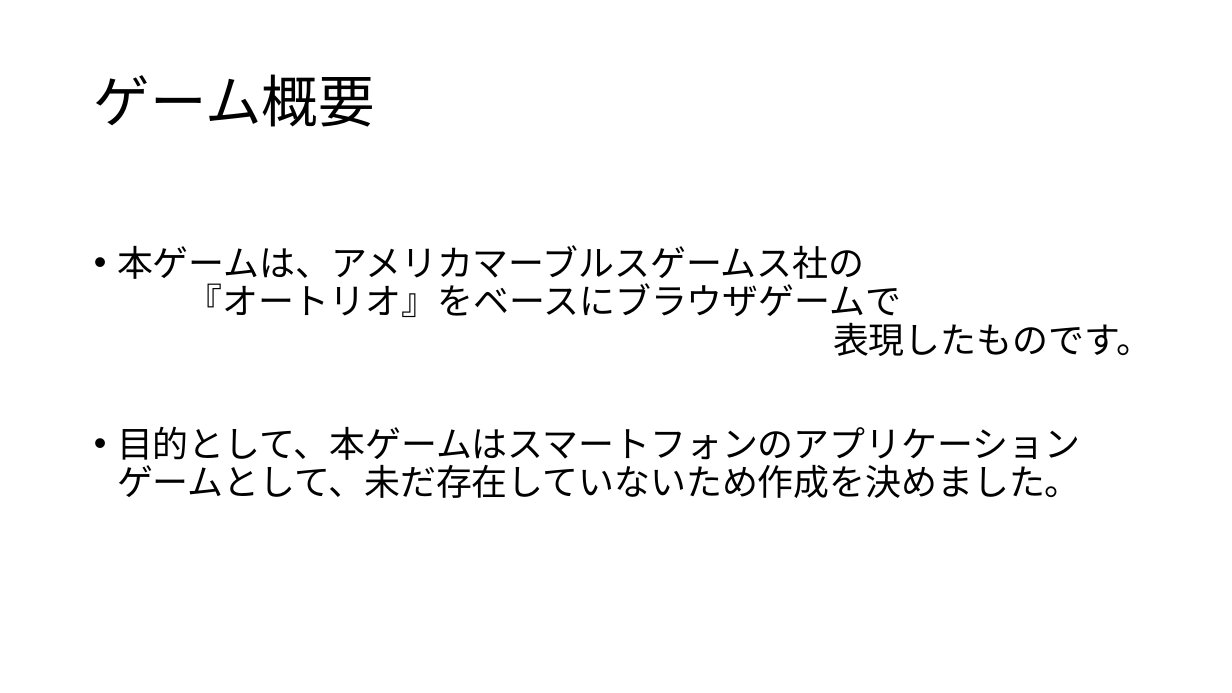
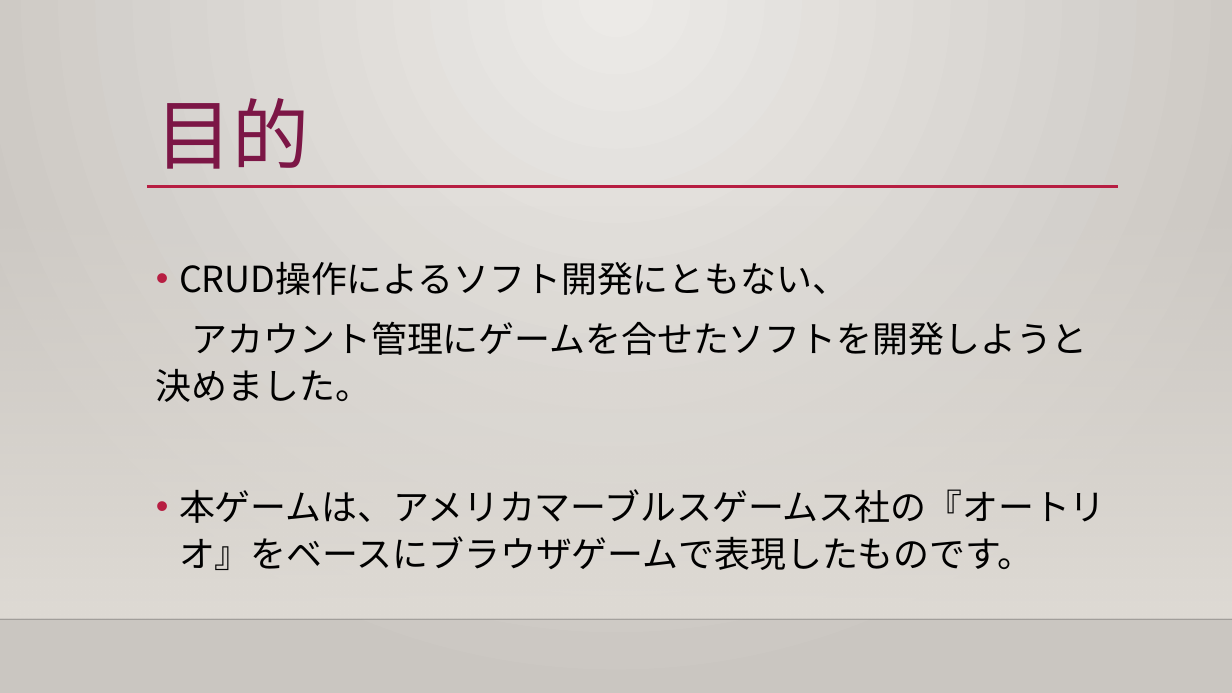
Before and after one commit to ivy239001/threerings, a slide deck: slide 4 of ThreeRings.pptx (slide 3 before the commit). Drawn at 1232x693 pixels with LibreOffice and Linux fonts; fonts in the diff are those of the drawing; background and template pictures are left out. Boxes give left, top, right and bottom in pixels: in the first picture for what was removed or moved away, otherwise in the second. Text is boxed around its words. In the diff, an @@ line names an element or a change of style, - is before the commit and + after.

```diff
--- a/ThreeRings.pptx
+++ b/ThreeRings.pptx
@@ background #FFFFFF to gradient #ECEAE7 to #CAC7C1 @@
@@ title "目的" at bbox=[156, 98, 310, 169]: vertical alignment middle to top @@
@@ title at bbox=[156, 98, 310, 169]: text changed; size 44 to 60 pt; text colour #000000 to #7C1646 @@
-ゲーム概要
+目的
@@ rectangle added at bbox=[0, 204, 1232, 619], fill gradient #DFDBD5 @@
@@ line added from (147, 187) to (1118, 187), #B71E42 2.5 pt @@
@@ text at bbox=[156, 261, 1106, 570]: text changed @@
-• 本ゲームは、アメリカマーブルスゲームス社の
-  『オートリオ』をベースにブラウザゲームで
-  表現したものです。
-• 目的として、本ゲームはスマートフォンのアプリケーションゲームとして、未だ存在していないため作成を決めました。
+• CRUD操作によるソフト開発にともない、
+アカウント管理にゲームを合せたソフトを開発しようと決めました。
+• 本ゲームは、アメリカマーブルスゲームス社の『オートリオ』をベースにブラウザゲームで表現したものです。
@@ line added from (0, 619) to (1232, 619), #000001 1 pt @@
```
Also in this commit, not shown: 8 other slides changed, 2 slides added, 5 other files.
